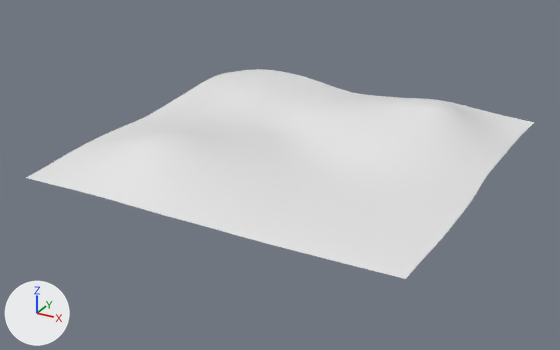
An edit to the Blender file Environment/GroundPlan/GroundPlan.blend, drawn before and after from the same camera.
Rendered twice from a 50 mm camera at (91.0, -174.7, 78.4) aimed at (-1.6, -6.3, -5.8). The axes (+X, +Y, +Z) are drawn at lower left. The lights are the same throughout.

The older version as bpy lines, for what is in view:
```python
me_plane = bpy.data.meshes.new('Plane')
me_plane.from_pydata(...)  # 7921 vertices, 7744 faces; spans x -1.02..1.06, y -1.01..1.02, z 0.0..9.32
me_plane.polygons.foreach_set('use_smooth', [True] * 7744)
ob_plane = bpy.data.objects.new('Plane', me_plane)
ob_plane.location = (0.0, 0.0, 0.0)
ob_plane.scale = (50.0, 50.0, 1.0)
```
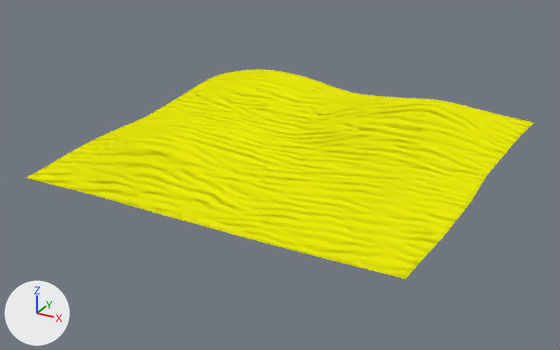
Patch to the scene script:
```diff
--- a/Environment/GroundPlan/GroundPlan.blend.py
+++ b/Environment/GroundPlan/GroundPlan.blend.py
@@ img_groundsanddesertrippled001_disp_non_filtered_png @@
+img_groundsanddesertrippled001_disp_non_filtered_png = load_image('GroundSandDesertRippled001_DISP non-filtered.png', 'Textures/GroundSandDesertRippled001_DISP non-filtered.png', 1000, 1000, 'sRGB')
@@ img_groundsanddesertrippled001_flat_small_png @@
+img_groundsanddesertrippled001_flat_small_png = load_image('GroundSandDesertRippled001_Flat Small.png', 'Textures/GroundSandDesertRippled001_Flat Small.png', 128, 128, 'sRGB')
@@ img_groundsanddesertrippled001_nrm_non_filtered_png @@
+img_groundsanddesertrippled001_nrm_non_filtered_png = load_image('GroundSandDesertRippled001_NRM non-filtered.png', 'GroundSandDesertRippled001_NRM non-filtered.png', 1000, 1000, 'sRGB')
@@ mat_groundplane @@
+mat_groundplane = bpy.data.materials.new('GroundPlane')
+# uses the picture img_groundsanddesertrippled001_disp_non_filtered_png
+# uses the picture img_groundsanddesertrippled001_flat_small_png
+# uses the picture img_groundsanddesertrippled001_nrm_non_filtered_png
@@ me_plane @@
 me_plane.from_pydata(...)  # 7921 vertices, 7744 faces; spans x -1.02..1.06, y -1.01..1.02, z 0.0..9.32
+me_plane.materials.append(mat_groundplane)
```

What differs and where, as boxes (x1, y1, x2, y2) in the pictures (560 x 350 px):
'Plane', recoloured (white to yellow): (26, 69, 534, 279) in both
